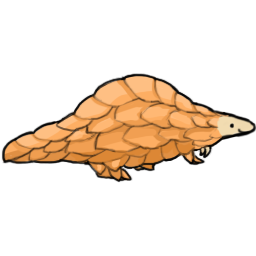
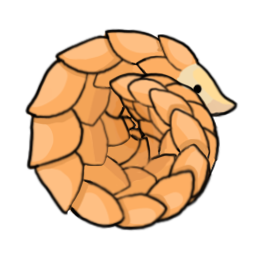
Layer changes from the first w=256, h=256 image to the second:
removed layer "RA" over [174, 141, 206, 166]
removed layer "RL" over [86, 149, 133, 183]
removed layer "B" over [54, 73, 231, 170]
removed layer "LL" over [129, 154, 157, 172]
removed layer "T" over [1, 117, 119, 169]
renamed "LA" to "레이어 10", moved it above "레이어 8", painted on it over [66, 123, 214, 232]
renamed "H" to "레이어 8", painted on it over [108, 71, 256, 184]
added layer "레이어 7" above "레이어 11" over [135, 32, 239, 118]
added layer "레이어 11" over [24, 28, 185, 216]
